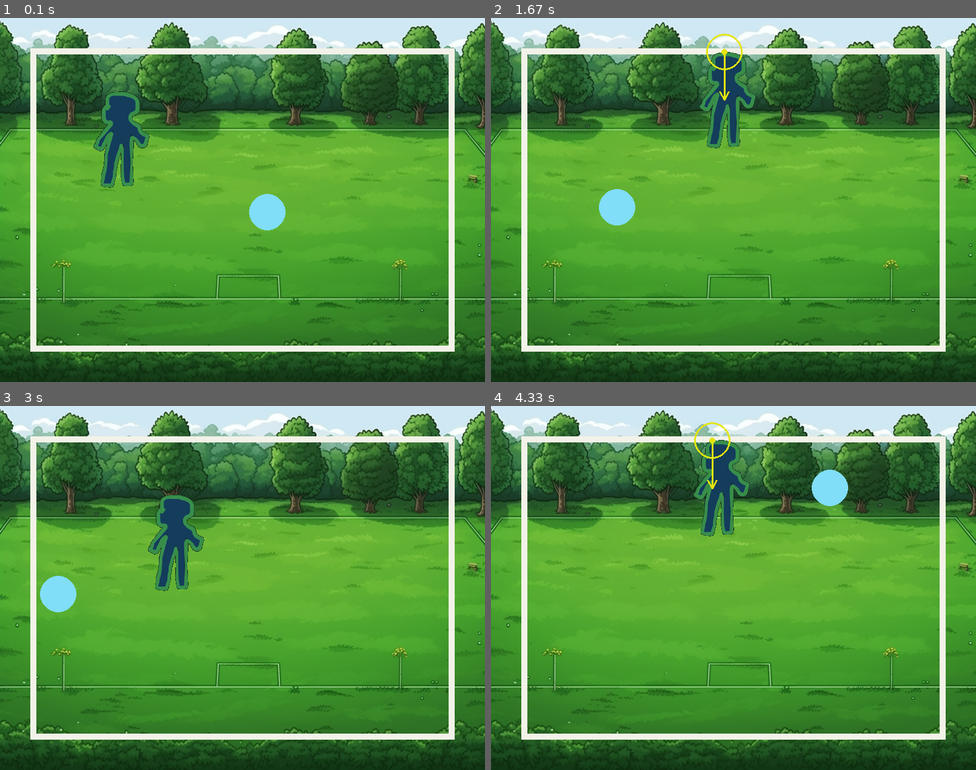
Above: before the commit, frames 1-4 (two rows, left to right).
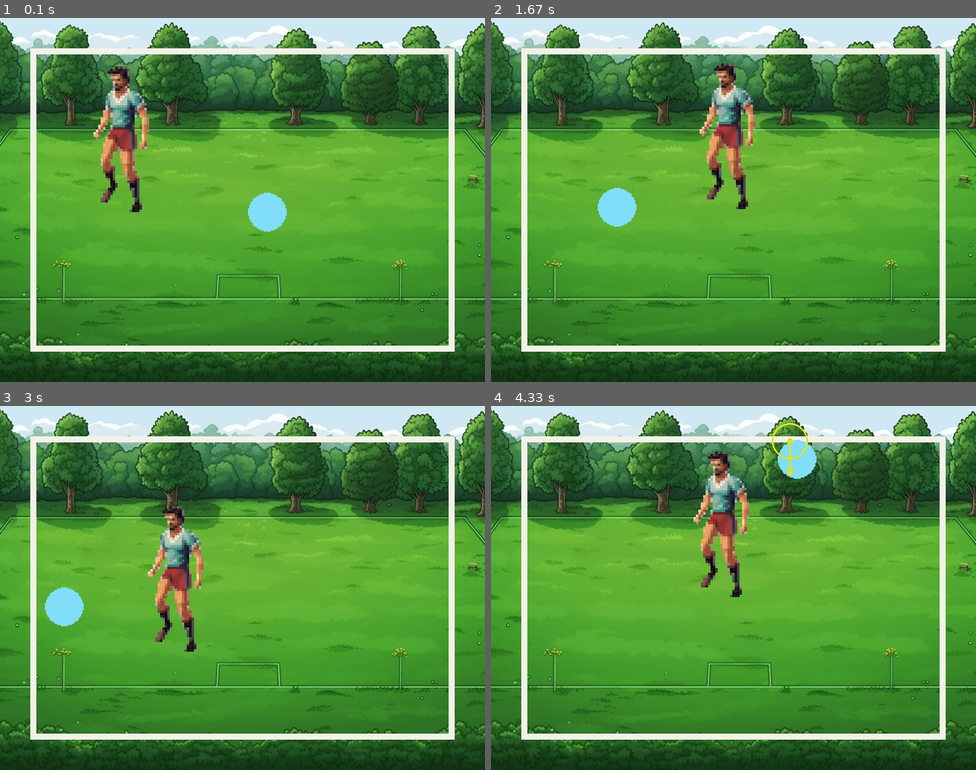
Above: after the commit, the same moments.

Repository: emmanuelvende/pygame-recipes
Game: pygame game, started from soccer.py
Same seed, same stepped clock (60 frames per second), same inputs: the game is played once before the commit and once after it.
Inputs:
- Up to frame 1 (0.1 s): no input
- Up to frame 2 (1.67 s): tap D at 0.33 s; hold Right 0.67-1.13 s; hold Up 1.17-1.47 s; hold Right from 1.5 s (still down)
- Up to frame 3 (3 s): release Right at 1.97 s; hold Left 2-2.53 s; hold Down 2.57-2.87 s; hold Left from 2.9 s (still down)
- Up to frame 4 (4.33 s): release Left at 3.3 s; hold Up 3.33-3.7 s; hold Right from 3.73 s (still down)

The runs differ from the first frame. In frame 1, 2.6% of the frame differs, in the area x 19-60%, y 13-59%; in frame 2, 2.9%; in frame 3, 3.4%; in frame 4, 4.1%, in the area x 41-74%, y 4-53%.

Commit message:
Soccer player sprite + ball resizing

Diff:
--- a/soccer.py
+++ b/soccer.py
@@ -22,6 +22,7 @@
         entity.speed_vec.reflect_ip(normal_vec)
 
 
+GREEN = 0, 255, 0
 BG_COLOR = 16, 8, 24
 W, H = 800, 600
 COLOR_KEY = 17, 17, 17
@@ -40,16 +41,23 @@
 clock = pygame.time.Clock()
 
 
-radius = 30
+radius = 16
 ball_surf = pygame.Surface((2 * radius, 2 * radius))
 ball_surf.fill(BG_COLOR)
 pygame.draw.circle(ball_surf, BALL_COLOR, ball_surf.get_rect().center, radius)
 ball = morepygame.Entity(speed=(0.5, 0.25))
+# ball_surf = pygame.image.load("soccer-ball.png")
+ball_surf = pygame.transform.scale_by(ball_surf, 2)
 ball.apply_surface(ball_surf, colorkey=BG_COLOR)
 ball.pos = screen.get_rect().center
 
 player = morepygame.Entity()
-player.apply_image("hero.png", colorkey=COLOR_KEY)
+player_surf = pygame.image.load("soccer-player.png")
+player_surf = pygame.transform.scale_by(player_surf, 4)
+
+
+# player.apply_image("hero.png", colorkey=COLOR_KEY)
+player.apply_surface(player_surf, colorkey=GREEN)
 player.pos = 200, 200
 
 LINE_WIDTH = 10
Binary file added: soccer-player.png
